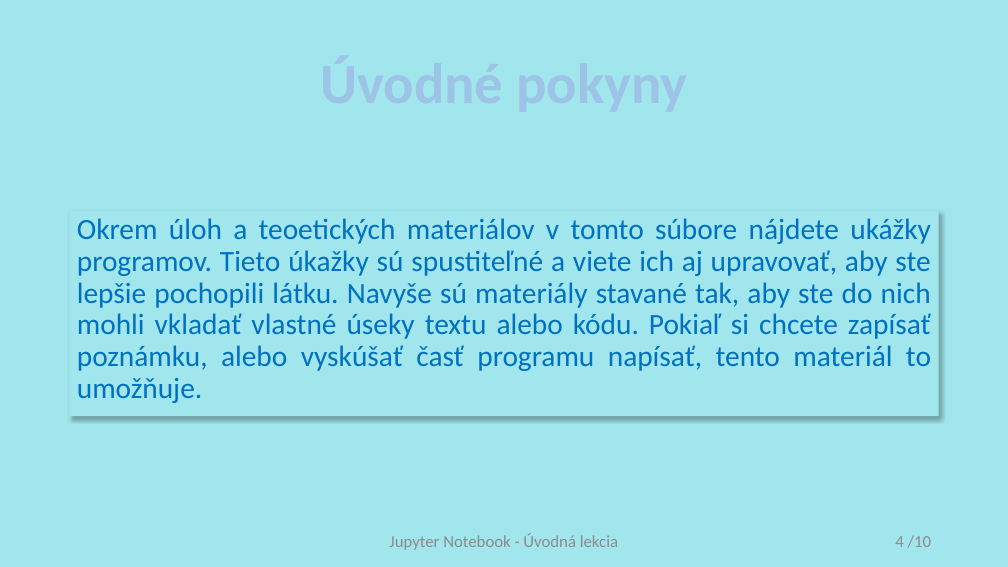
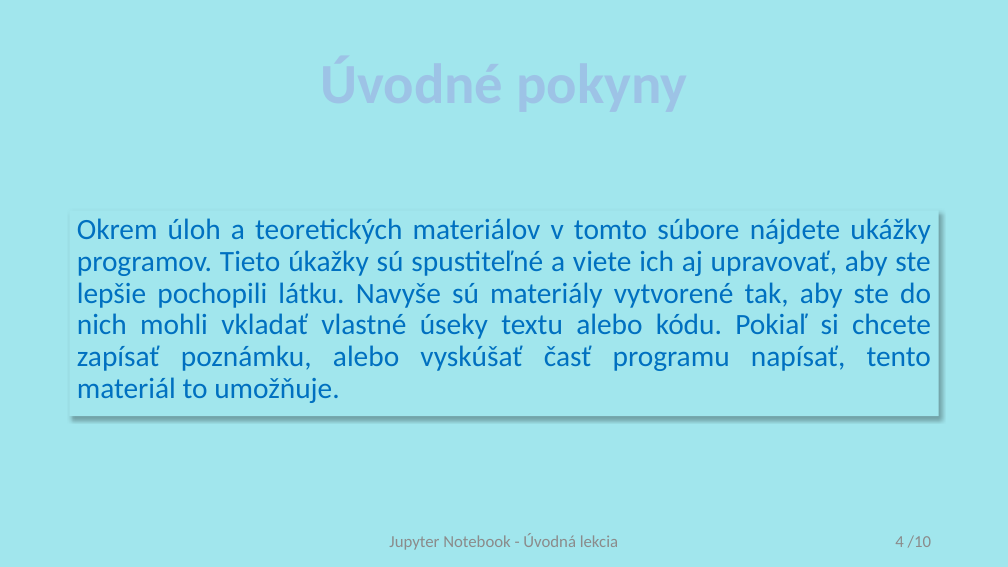
Before and after one commit to xcerni13/diplomova-praca, a slide deck: slide 4 of Prezentacie/0. Uvodna lekcia.pptx. Drawn at 1008x567 pixels with LibreOffice and Linux fonts; fonts in the diff are those of the drawing. Boxes give left, top, right and bottom in pixels: in the first picture for what was removed or moved away, otherwise in the second. Text is boxed around its words. In the diff, an @@ line names an element or a change of style, - is before the commit and + after.

```diff
--- a/Prezentacie/0. Uvodna lekcia.pptx
+++ b/Prezentacie/0. Uvodna lekcia.pptx
@@ text at [77,218,931,403]: text changed @@
-Okrem úloh a teoetických materiálov v tomto súbore nájdete ukážky programov. Tieto úkažky sú spustiteľné a viete ich aj upravovať, aby ste lepšie pochopili látku. Navyše sú materiály stavané tak, aby ste do nich mohli vkladať vlastné úseky textu alebo kódu. Pokiaľ si chcete zapísať poznámku, alebo vyskúšať časť programu napísať, tento materiál to umožňuje.
+Okrem úloh a teoretických materiálov v tomto súbore nájdete ukážky programov. Tieto úkažky sú spustiteľné a viete ich aj upravovať, aby ste lepšie pochopili látku. Navyše sú materiály vytvorené tak, aby ste do nich mohli vkladať vlastné úseky textu alebo kódu. Pokiaľ si chcete zapísať poznámku, alebo vyskúšať časť programu napísať, tento materiál to umožňuje.
```
Also in this commit, not shown: 6 other slides changed, 9 other files.
